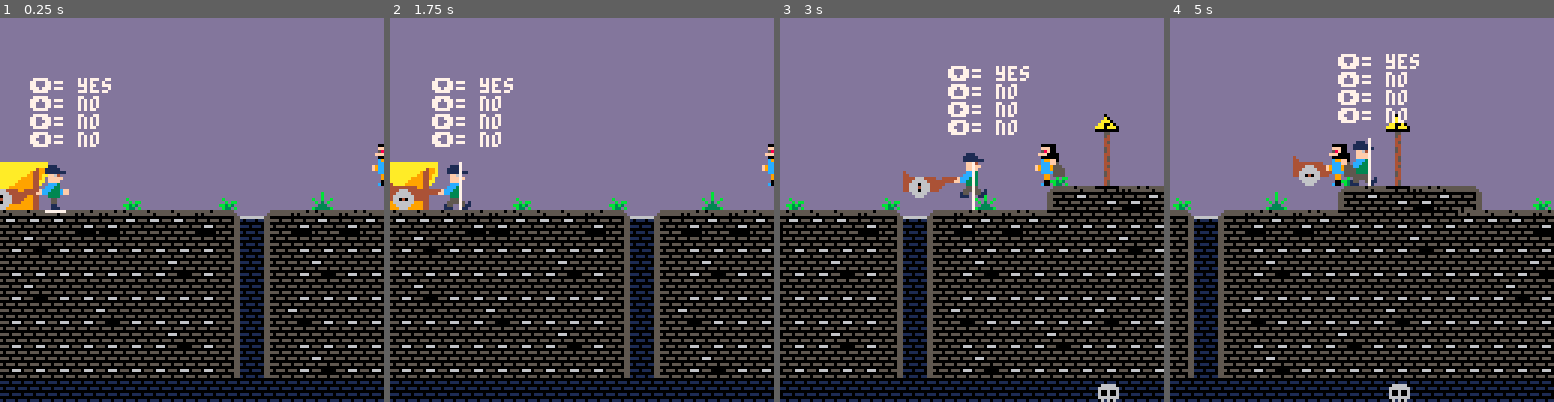
Above: before the commit, frames 1-4 (left to right).
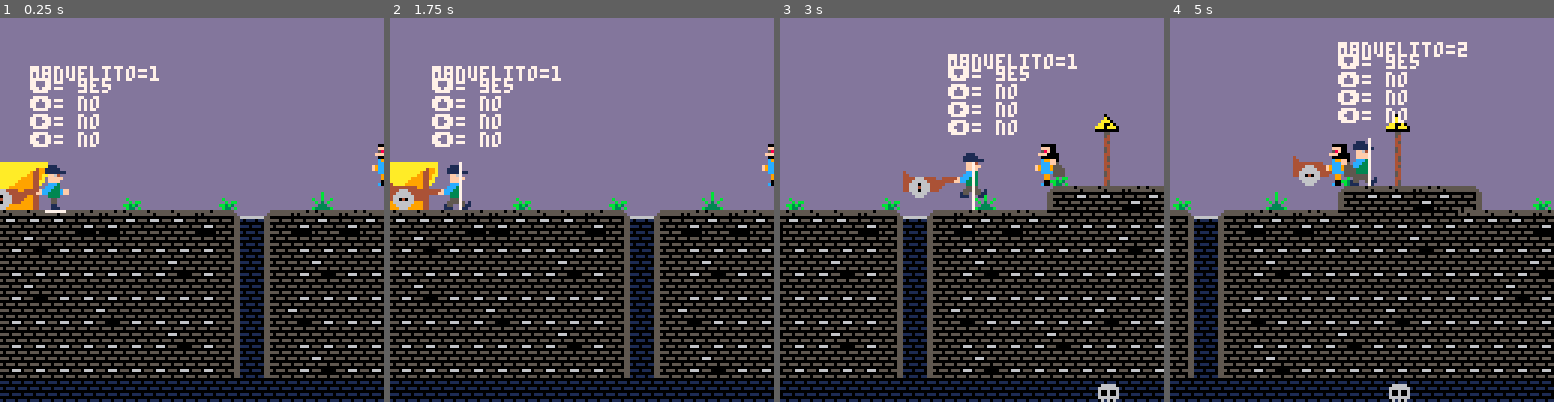
Above: after the commit, the same moments.

Repository: Elias288/The-Volqueter
Game: PICO-8 cartridge theVolqueter.p8
Two runs of this game, one before a commit and one after it. Both use one fixed random seed, a clock stepped at 60 frames per second and the inputs below.
Inputs:
- Up to frame 1 (0.25 s): no input
- Up to frame 2 (1.75 s): tap X (X key) at 0.33, 1.07 s; hold Right from 1.6 s (still down)
- Up to frame 3 (3 s): tap X (X key) at 1.85, 2.97 s; release Right at 2.1 s; hold Right from 2.47 s (still down)
- Up to frame 4 (5 s): release Right at 3.03 s; hold Left 3.08-3.58 s; hold Right 4.02-4.68 s; tap X (X key) at 4.08 s

The runs differ from the first frame. In frame 1, 0.6% of the frame differs, in the area x 7-42%, y 12-17%; in frame 2, 0.6%; in frame 3, 0.6%; in frame 4, 0.7%, in the area x 43-78%, y 6-49%.

Commit message:
hola maestro

Diff:
--- a/theVolqueter.p8
+++ b/theVolqueter.p8
@@ -50,8 +50,8 @@
 	return a
 end
 function colision (a, b)
-	local box_a = abs_box(a)
-	local box_b = abs_box(b)
+	local box_a = abs_box(a) -- a seria el maxi
+	local box_b = abs_box(b) -- b seria berni
 
 	if box_a.x > box_b.w or
 				box_a.y > box_b.h or
@@ -76,9 +76,9 @@
 
 function ctrl_ia (e)
  -- colision con el jugador
-
+ manuelito=1
  	if colision(e,player) then
-
+ 		manuelito=2
  		-- si colisiona, se pone a
  		-- pelear
  		e.s = estados.fight
@@ -114,12 +114,12 @@
  	-- estado normal
  	-- - caminar aleatoriamente
  	local acel = 1
-
- 	if e.dx < 0.01 and e.dy < 0.01 then
+ 	--manuelito="porque no estas caminando bebe"
+ 	if e.dx < 0.01 then
  	 -- un dado de 4 lados
  	 -- porque quiero elegir entre
  	 -- 4 direcciones
- 	 local dir=rnd(4)
+ 	 local dir=rnd(2)
 
  	 if (dir < 2) then
  	 	-- mover horiz
@@ -140,8 +140,6 @@
 
  	if (player.x > e.x) e.dx += acel
  	if (player.x < e.x) e.dx -= acel
- 	if (player.y > e.y) e.dy += acel
- 	if (player.y < e.y) e.dy -= acel
 
  end
 
@@ -163,7 +161,7 @@
 
 	player = make_player(1, 10, 40)
 	maxi = make_actor(192, 120, 40, 16, 16, true)
-
+	manuelito=0
 	gravity=0.3
 	friccion=0.85
 
@@ -225,7 +224,7 @@
 	print("➡️= "..collide_r,player.x,player.y-16)
 	print("⬆️= "..collide_u,player.x,player.y-22)
 	print("⬇️= "..collide_d,player.x,player.y-28)
-
+	print("manuelito="..manuelito,player.x,player.y-32)
 end
 
 -->8
@@ -575,7 +574,7 @@
 4f4f4f4f4f4f4f4f4f4f4f4f4f4f4f4f4f4f4a4f4f4f4f4f4f4f4f4f4f4f4f4f4f4f4f494f4f494f4f4f4f4f4f4f4f4f4f4f4f4f4f4f4f4f4f4f4f4f4f4f4f4f4f4f4f4f4f4f4f4f4f4f4f4f4f4f4f4f4f4f4f4f4f4f4f4f4f4f4f4f4f4f4f4f4f4f4f4f4f4f4f4f4f4f4f4f4f4f4f4f4f4f4f4f4f4f4f4f4f4f4f4f4f4f4f4f
 4f4f4f4f4f4f4f4f4f4f4f4f4f4f4f4f4f4f494f4f4f4f4f4f4647474747484f4f4f4f494f4f494f4f4f4f4f4f4f4f4d4f4f4f4f4f4f4f4f4f4f4f4f4f4f4f4f4f4f4f4f4f4f4f4f4f4f4f4f4f4f4f4f4f4f4f4f4f4f4f4f4f4f4f4f4f4f4f4f4f4f4f4f4f4f4f4f4f4f4f4f4f4f4f4f4f4f4f4f4f4f4f4f4f4f4f4f4f4f4f4f
 60614f4f4f4f4f4f4f4f4f4f4f4f4f4f4b4f494f4f4f4f4f4f494f4f4f4f494f4f4f4f494f4f494f4f4f4f4f4f4f4f494f4f4f4f4f4f4f4f4f4f4f4f4f4f4f4f4f4f4f4f4f4f4f4f4f4f4f4f4f4f4f4f4f4f4f4f4f4f4f4f4f4f4f4f4f4f4f4f4f4f4f4f4f4f4f4f4f4f4f4f4f4f4f4f4f4f4f4f4f4f4f4f4f4f4f4f4f4f4f4f
-70714f4f4f4b4f4f4f4b4f4f4f4c4f4f4240504140434f4f4b494f4f4b4f494f4f4f4f494e4b494f4f4f4f4f4f4c4f494f4b4f4f4f4f4f4f4f4f4f4f4f4f4f4f4f4f4f4f4f4f4f4f4f4f4f4f4f4f4f4f4f4f4f4f4f4f4f4f4f4f4f4f4f4f4f4f4f4f4f4f4f4f4f4f4f4f4f4f4f4f4f4f4f4f4f4f4f4f4f4f4f4f4f4f4f4f4f4f
+70714f4f4f4b4f4f4f4b4f4f4f4c4f4f4240404140434f4f4b494f4f4b4f494f4f4f4f494e4b494f4f4f4f4f4f4c4f494f4b4f4f4f4f4f4f4f4f4f4f4f4f4f4f4f4f4f4f4f4f4f4f4f4f4f4f4f4f4f4f4f4f4f4f4f4f4f4f4f4f4f4f4f4f4f4f4f4f4f4f4f4f4f4f4f4f4f4f4f4f4f4f4f4f4f4f4f4f4f4f4f4f4f4f4f4f4f4f
 404040414140404041436c424140414050505050504040404140404040404040404040404040404041456c424140414140434f4f4f4f4f4f4f4f4f4f4f4f4f4f4f4f4f4f4f4f4f4f4f4f4f4f4f4f4f4f4f4f4f4f4f4f4f4f4f4f4f4f4f4f4f4f4f4f4f4f4f4f4f4f4f4f4f4f4f4f4f4f4f4f4f4f4f4f4f4f4f4f4f4f4f4f4f4f
 505150505050505050457c445050505050505051505050505050505050505150505050505150505050457c44505050505050434f4f4f4f4f4f4f4f4f4f4f4f4f4f4f4f4f4f4f4f4f4f4f4f4f4f4f4f4f4f4f4f4f4f4f4f4f4f4f4f4f4f4f4f4f4f4f4f4f4f4f4f4f4f4f4f4f4f4f4f4f4f4f4f4f4f4f4f4f4f4f4f4f4f4f4f4f
 505050505050505150457c445051505050505050505050505150505050505050505050505050505050457c4450515050505050434f4f4f4f4f4f4f4f4f4f4f4f4f4f4f4f4f4f4f4f4f4f4f4f4f4f4f4f4f4f4f4f4f4f4f4f4f4f4f4f4f4f4f4f4f4f4f4f4f4f4f4f4f4f4f4f4f4f4f4f4f4f4f4f4f4f4f4f4f4f4f4f4f4f4f4f
